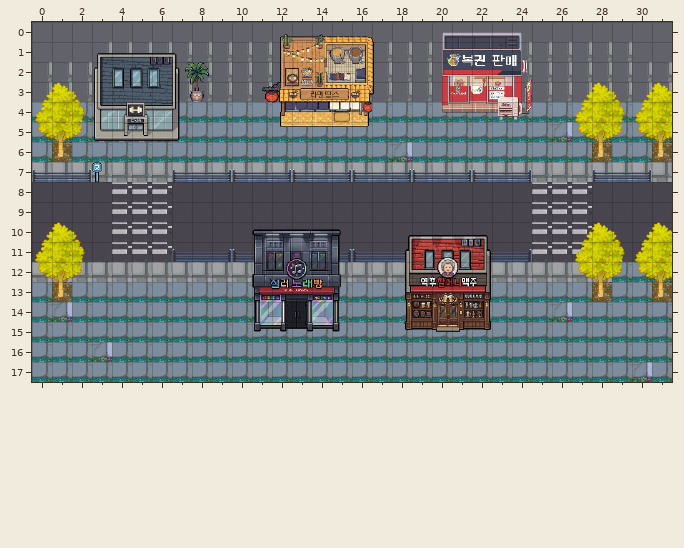
A Tiled map gets an edit: FrontEnd/ssafy-maker/public/assets/game/map/city.tmx. The picture above is the old version.
Cells are 32x32 px. Shown: x 0..31, y 0..17. Tiles whose own drawing changed are shown in their newer look in all pictures.
The result:
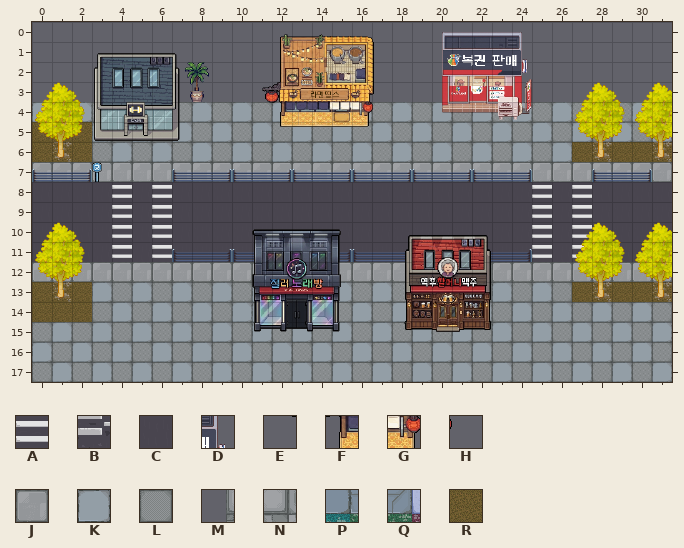
Key: from "FullTileSet": A 40, B 96, C 151, D 317, E 675, F 676, G 680, H 681, J 756, K 757, L 786, M 813, N 814, P 845, Q 846, R 902.
_ is an empty cell.
Change:
Layer "floor":
Tile B becomes tile A in rows 8 to 11 at x 4, 6, 25 and 27.
Tile B becomes tile C in rows 8 to 11 at x 5 and 26.
Tile N becomes tile J in row 7 at x 0 to 31; in row 12 at x 0 to 11, 15 to 18 and 22 to 28.
Tile P becomes tile J in row 12 at x 29 to 31.
Tile P becomes tile K in row 4 at x 0, 2, 8, 10, 12, 16, 18, 20, 22, 24, 26 and 30; in row 5 at x 3, 5, 7, 9, 11, 13, 15, 17, 19, 21, 23, 25, 27, 29 and 31; in row 6 at x 4, 6, 8, 10, 12, 14, 16, 20, 22, 24 and 26; in row 13 at x 3, 5, 7, 9, 11, 15, 17, 23 and 25; in row 14 at x 4, 6, 8, 10 to 11, 16, 18, 22, 24, 28 and 30; in row 15 at x 1, 3, 5, 7, 9, 11, 13, 15, 17, 19, 21, 23, 25, 27, 29 and 31.
Tile P becomes tile K in row 16 at x 0, 2, 4, 6, 8, 10, 12, 14, 16, 18, 20, 22, 24, 26, 28 and 30; in row 17 at x 1, 3, 5, 7, 9, 11, 13, 15, 17, 19, 21, 23, 25, 27, 29 and 31.
Tile Q becomes tile K in row 6 at x 18; in row 14 at x 26.
Tile P becomes tile L in row 4 at x 3, 7, 9, 11, 17, 19, 21, 23, 25, 27 and 29; in row 5 at x 4, 8, 10, 12, 14, 16, 18, 20, 22, 24, 28 and 30; in row 6 at x 3, 5, 7, 9, 11, 13, 15, 17, 19, 21, 23 and 25; in row 13 at x 4, 6, 8, 10, 16, 18, 22, 24 and 26; in row 14 at x 3, 5, 7, 9, 15, 17, 23, 25, 27, 29 and 31; in row 15 at x 0, 2, 4, 6, 8, 10, 12, 14, 16, 18, 20, 22, 24, 26, 28 and 30.
Tile P becomes tile L in row 16 at x 1, 5, 7, 9, 11, 13, 15, 17, 19, 21, 23, 25, 27, 29 and 31; in row 17 at x 0, 2, 4, 6, 8, 10, 12, 14, 16, 18, 20, 22, 24, 26 and 28.
Tile Q becomes tile L in row 5 at x 6 and 26; in row 16 at x 3; in row 17 at x 30.
Tile P becomes tile R in row 5 at x 0 to 2; in row 6 at x 0, 2, 27 and 29 to 30; in row 13 at x 0, 2, 27 and 29 to 30; in row 14 at x 0 and 2.
Tile Q becomes tile R in row 14 at x 1.
The author cleared tile M in row 1 at x 3 to 11, 17 to 19 and 24 to 29; in rows 2 to 3 at x 0 to 2, 7 to 11, 17 to 19 and 24 to 31.
Layer "build(foul)":
The author put tile D in row 1 at x 24.
The author put tile F in row 4 at x 12.
The author put tile G in row 4 at x 16.
Layer "build(total)":
The author put tile E in row 4 at x 11.
The author put tile H in row 4 at x 17.
